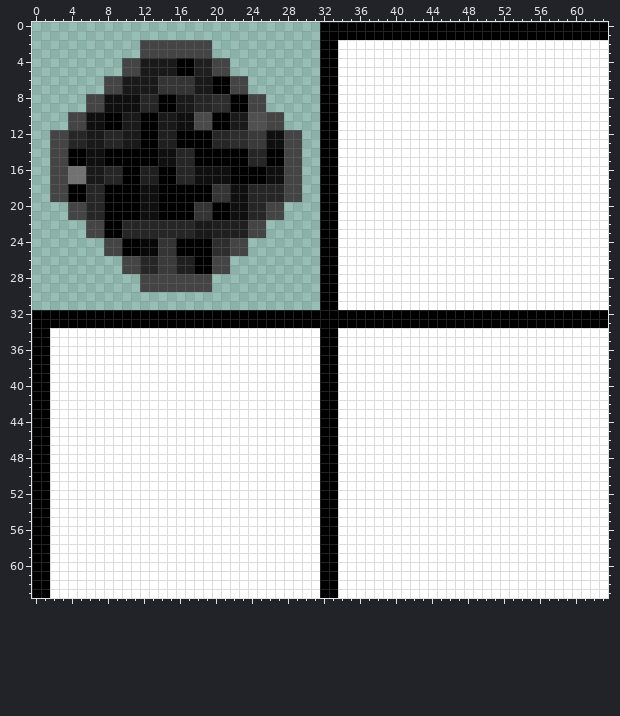
Two versions of one pixel-art sprite, res/towers.png. The picture above is the old version.
The file is 64x64 pixels. Colours within 5 levels of each other are drawn and written as one.
And afterwards:
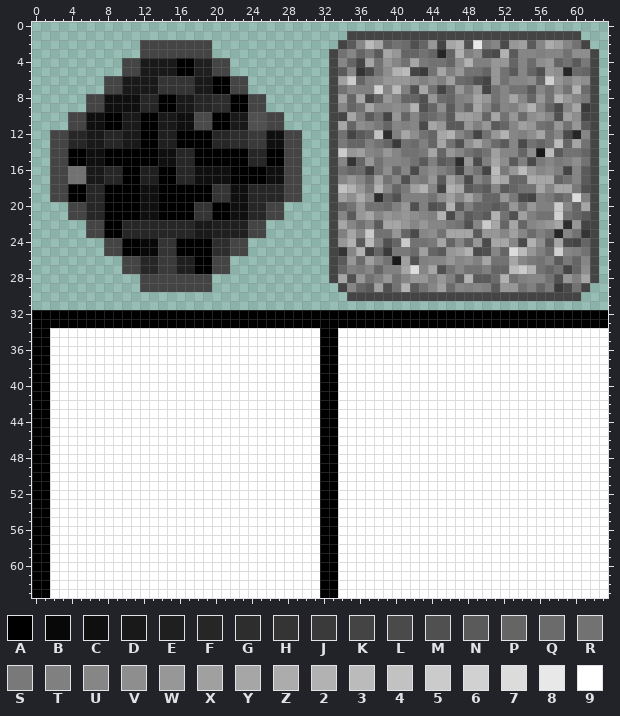
Palette (. is transparent): A #000000  B #080808  C #0f0f0f  D #191919  E #1f1f1f  F #262626  G #2d2d2d  H #343434  J #3a3a3a  K #444444  L #4a4a4a  M #505050  N #5a5a5a  P #656565  Q #6b6b6b  R #727272  S #797979  T #808080  U #868686  V #8e8e8e  W #979797  X #a0a0a0  Y #a6a6a6  Z #acacac  2 #b2b2b2  3 #bbbbbb  4 #c2c2c2  5 #cbcbcb  6 #d1d1d1  7 #dcdcdc  8 #e8e8e8  9 #ffffff
Difference:
Changed rows in their new state; - is an unchanged pixel.
first column x 32:
 0 ................................
 1 ...KKKKKKKKKKKKKKKKKKKKKKKKKK...
 2 ..KNU3YPRQMPWKY2M8SULWXNUZXURK..
 3 .KRUPSNYWPPRPFP2TVML2NUUTUURVVK.
 4 .KUPKYRWURYSRRPV2TTWWPUQVWPRNSK.
 5 .KNUHLRV23KJRYTWRRPWRNUPMWVFQPK.
 6 .KX5PTUWWWVTVTXQPMKWRUUVP6WUWVK.
 7 .KRUTT6U3TMYRKPWSWKRURRNURVR2QK.
 8 .KXPYLPWUPPMWQPTUYWRUYUPWR2WUSK.
 9 .KUPRYUUVU2MPVNTPYUPUTW2UPLUYJK.
10 .KKYTNRKWPUPQSNXXWPYRWQVWUMXVKK.
11 .KYPVUSPUTULYWNNWTWNPUXWRQWRWNK.
12 .KRKNP4GTYVRPY2URKRW2UTVYRULFUK.
13 .KSPPTRPJRQTPYRMVYUQNULRPR3PYRK.
14 .K5WXUTWURRSYPWURPRXUUPVD3NRRPK.
15 .KUHPWRUUTRNTNPGWLTYVNTLSUSTVRK.
16 .KRPQKRVPULTVTRKURK3SW3WUVTKUNK.
17 .KUWUQXRUMTSWNXULUR2YPPZYYPRUNK.
18 .K42WS2UPSX2UK2YNPNUNPRRYUYYSMK.
19 .KXVZVGPMTTTRVXUYUPPWSLKTSPR7TK.
20 .KPRWRRQTWMTMN2NTPPNPWRWTT5UPYK.
21 .KUNWYUWVWVUT2LTNPN2RMXTRR6RPNK.
22 .KYURUNYYWUWUUSRMU5YPYPUVWYGWKK.
23 .KTYU5RRWPLUVRYYYNWWUXUQTRFURHK.
24 .KW2N3TMP5RRSYPUPWLYYUL2VNYLKPK.
25 .KHU2KPJSSQXPNWX2LMUP73WTQ6UTRK.
26 .KNWQXURDXMTUUWUVTYRRYUSRTNSPUK.
27 .KPTSUPTTY7UYMRURRTPP352RPRKPVK.
28 .KYMWRTWRUWWTWTN2NNQ2RTUURMWTYK.
29 ..KUPNXMR2NRUXQUTUTNWWRTPSJLRK..
30 ...KKKKKKKKKKKKKKKKKKKKKKKKKK...
31 ................................
